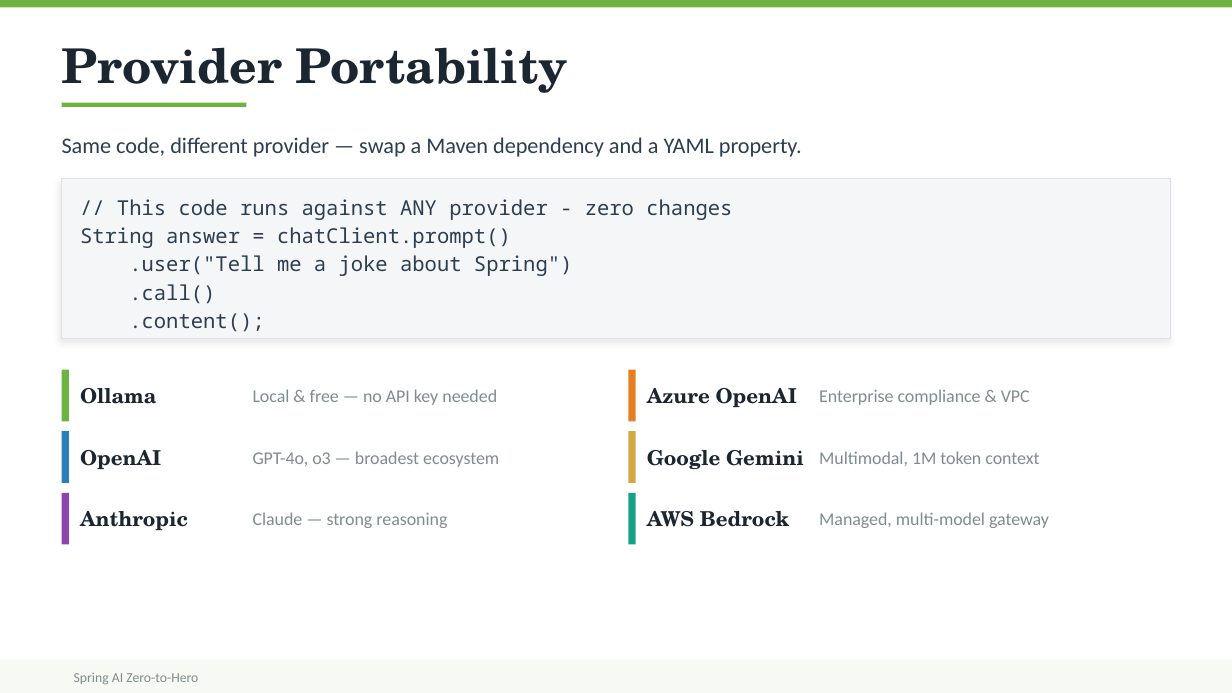
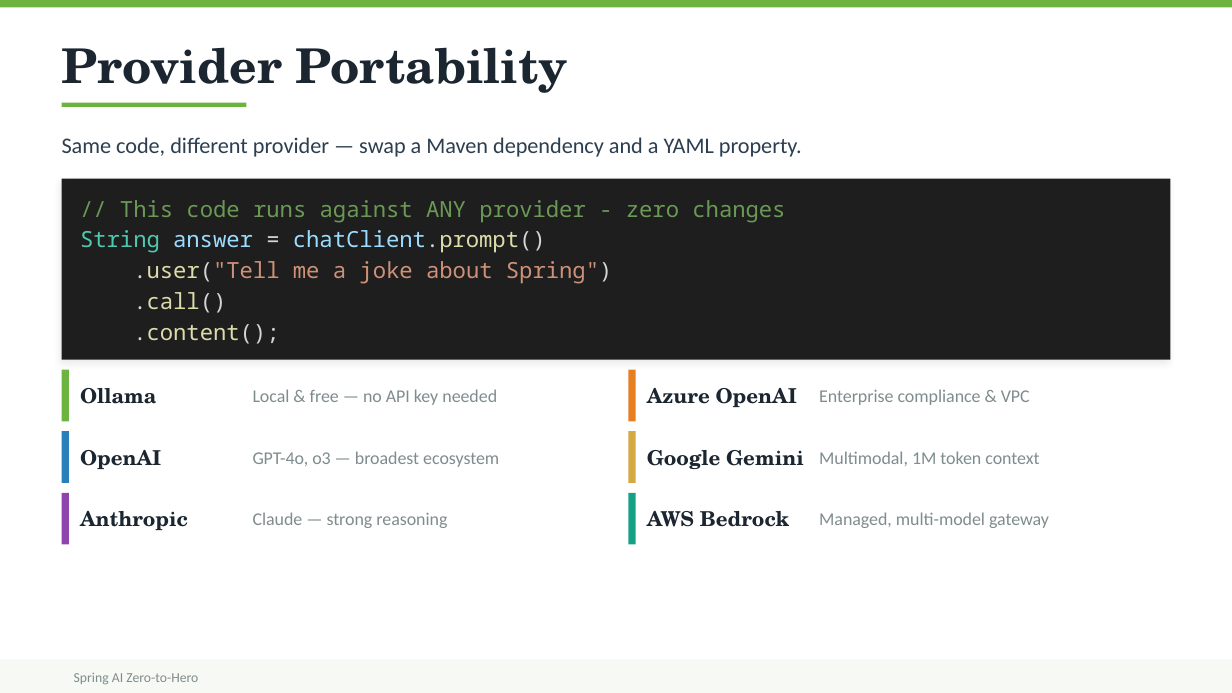
Before and after one commit to dcaron/spring-ai-zero-to-hero2, a slide deck: slide 21 of ai-content/spring-ai-workshop.pptx (slide 19 before the commit). Drawn at 1232x693 pixels with LibreOffice and Linux fonts; fonts in the diff are those of the drawing. Boxes give left, top, right and bottom in pixels: in the first picture for what was removed or moved away, otherwise in the second. Text is boxed around its words. In the diff, an @@ line names an element or a change of style, - is before the commit and + after.

```diff
--- a/ai-content/spring-ai-workshop.pptx
+++ b/ai-content/spring-ai-workshop.pptx
@@ rectangle resized from (x1=62, y1=179, x2=1170, y2=339) to (x1=62, y1=179, x2=1170, y2=360) @@
@@ rectangle at (x1=62, y1=179, x2=1170, y2=360): fill #F4F6F8 to #1E1E1E; outline #DEE2E6 0.5 pt to none @@
@@ text "// This code runs against ..." at (x1=80, y1=200, x2=785, y2=344): size 12 to 13 pt; text colour #2C3E50 to #6A9955 in "// This code runs against ANY provider ..."; text colour #2C3E50 to #4EC9B0 in "String"; text colour #2C3E50 to #9CDCFE in "answer chatClient.prompt()"; text colour #2C3E50 to #D4D4D4 in "= chatClient.prompt()", ".user("Tell Spring")", ".call()", ".content();"; text colour #2C3E50 to #DCDCAA in "chatClient.prompt()", ".user("Tell", ".call()", ".content();"; text colour #2C3E50 to #CE9178 in ".user("Tell me a joke about Spring")" @@
```
Also in this commit, not shown: 7 other slides changed, 10 slides added, 3 slides removed, 13 other files.
